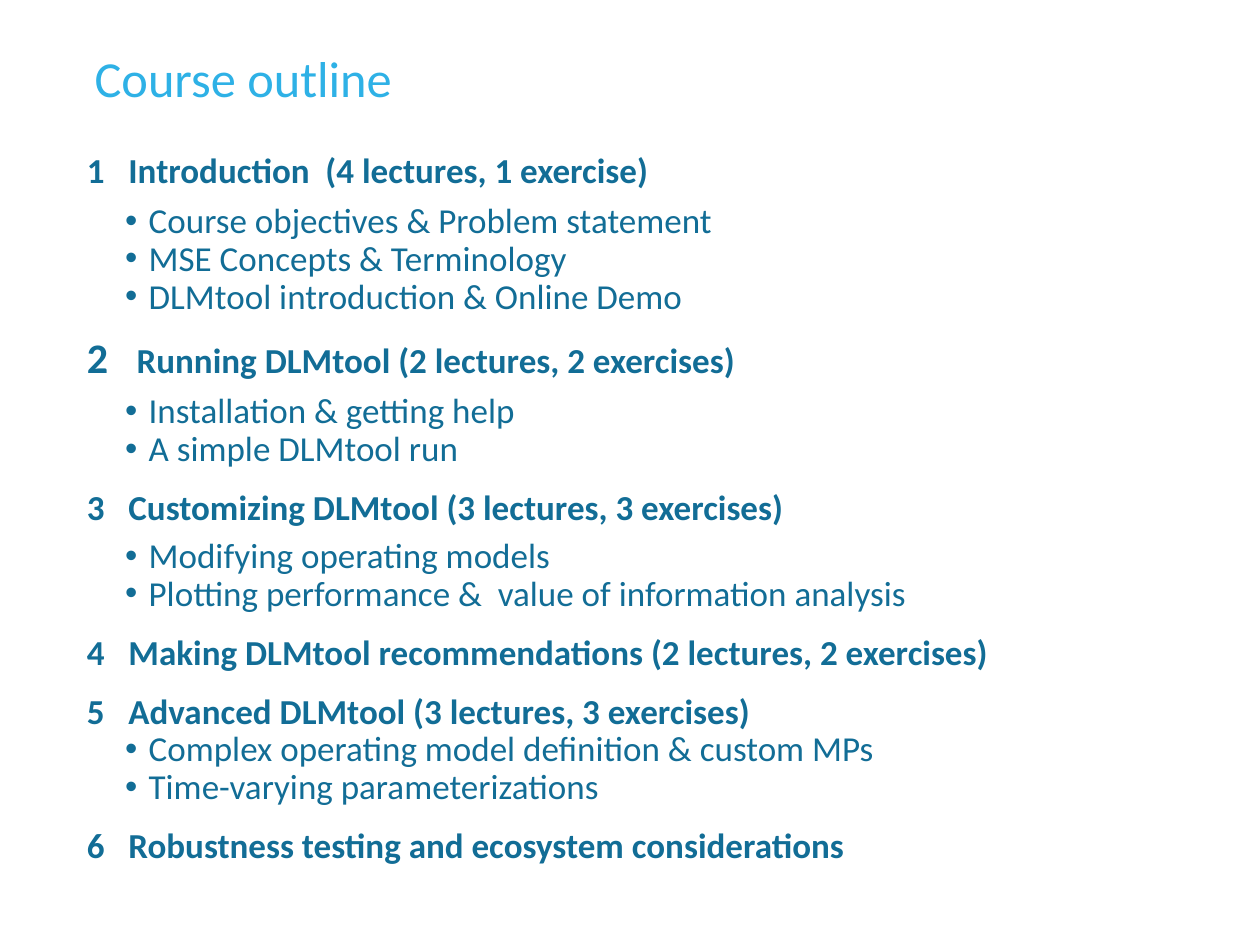
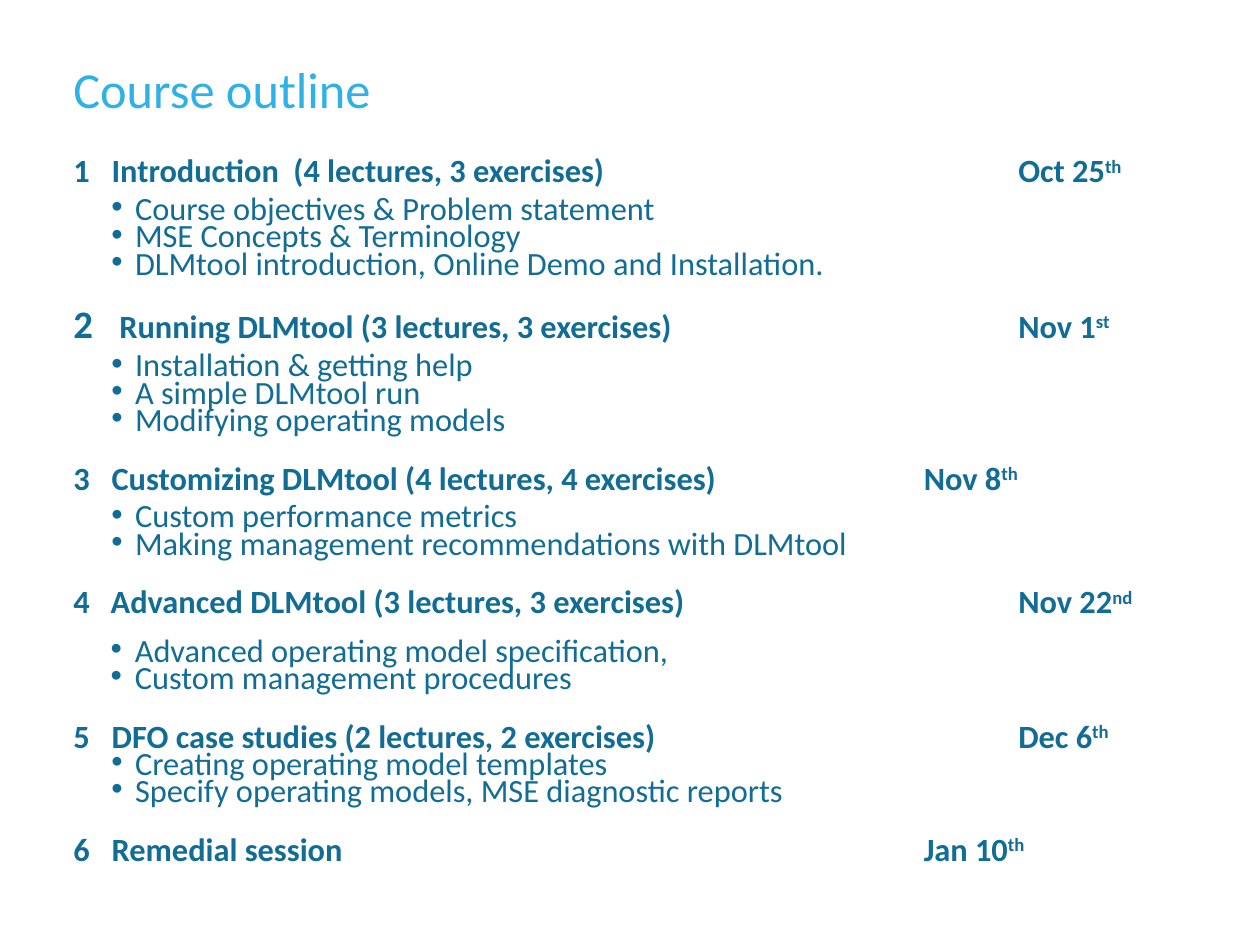
Before and after one commit to DLMtool/DLMDev, a slide deck: slide 5 of Disused code/Misc/DLM_DFO/Lectures/1 Introduction/L1a Foreword.pptx (slide 4 before the commit). Drawn at 1260x945 pixels with LibreOffice and Linux fonts; fonts in the diff are those of the drawing; background and template pictures are left out. Boxes give left, top, right and bottom in pixels: in the first picture for what was removed or moved away, otherwise in the second. Text is boxed around its words. In the diff, an @@ line names an element or a change of style, - is before the commit and + after.

```diff
--- a/Disused code/Misc/DLM_DFO/Lectures/1 Introduction/L1a Foreword.pptx
+++ b/Disused code/Misc/DLM_DFO/Lectures/1 Introduction/L1a Foreword.pptx
@@ title "Course outline": place and size @@
-title "Course outline" at (95, 62, 391, 98)
+title "Course outline" at (73, 73, 370, 109)
@@ text "1 Introduction (4 lectures, 3 ...": place and size @@
-text "1 Introduction (4 lectures, 3 ..." at (87, 157, 988, 864)
+text "1 Introduction (4 lectures, 3 ..." at (73, 158, 1072, 862)
@@ text at (73, 158, 604, 187): text changed; size 20 to 18.5 pt @@
-1 Introduction (4 lectures, 1 exercise)
+1 Introduction (4 lectures, 3 exercises) Oct 25th
@@ text at (135, 197, 654, 437): size 20 to 18.5 pt in "Course objectives & Problem statement", "MSE Concepts & Terminology", "Installation & getting help", "A simple DLMtool run" and 1 more places; line spacing 0.9 to 0.7 @@
@@ text at (73, 248, 1072, 344): text changed; size 20 to 18.5 pt; bold off @@
-• DLMtool introduction & Online Demo
-2 Running DLMtool (2 lectures, 2 exercises)
+• DLMtool introduction, Online Demo and Installation.
+2 Running DLMtool (3 lectures, 3 exercises) Nov 1st
@@ text at (73, 466, 968, 862): text changed; size 20 to 18.5 pt; bold off @@
-• Plotting performance & value of information analysis
-4 Making DLMtool recommendations (2 lectures, 2 exercises)
-5 Advanced DLMtool (3 lectures, 3 exercises)
-• Complex operating model definition & custom MPs
-• Time-varying parameterizations
-6 Robustness testing and ecosystem considerations
+3 Customizing DLMtool (4 lectures, 4 exercises) Nov 8th
+• Custom performance metrics
+• Making management recommendations with DLMtool
+4 Advanced DLMtool (3 lectures, 3 exercises) Nov 22nd
+• Advanced operating model specification,
+• Custom management procedures
+5 DFO case studies (2 lectures, 2 exercises) Dec 6th
+• Creating operating model templates
+• Specify operating models, MSE diagnostic reports
+6 Remedial session Jan 10th
@@ text at (87, 494, 783, 526): paragraph removed @@
-3 Customizing DLMtool (3 lectures, 3 exercises)
```
Also in this commit, not shown: 1 other slide changed, 1 slide added, 1 slide removed, 39 other files.
